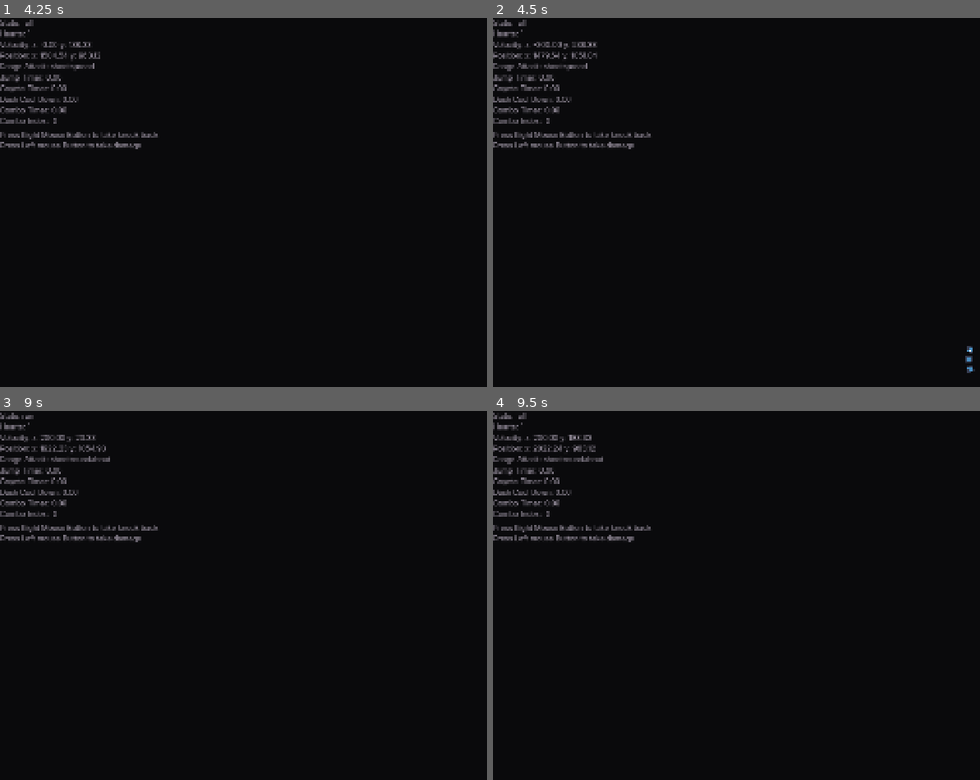
Above: before the commit, frames 1-4 (two rows, left to right).
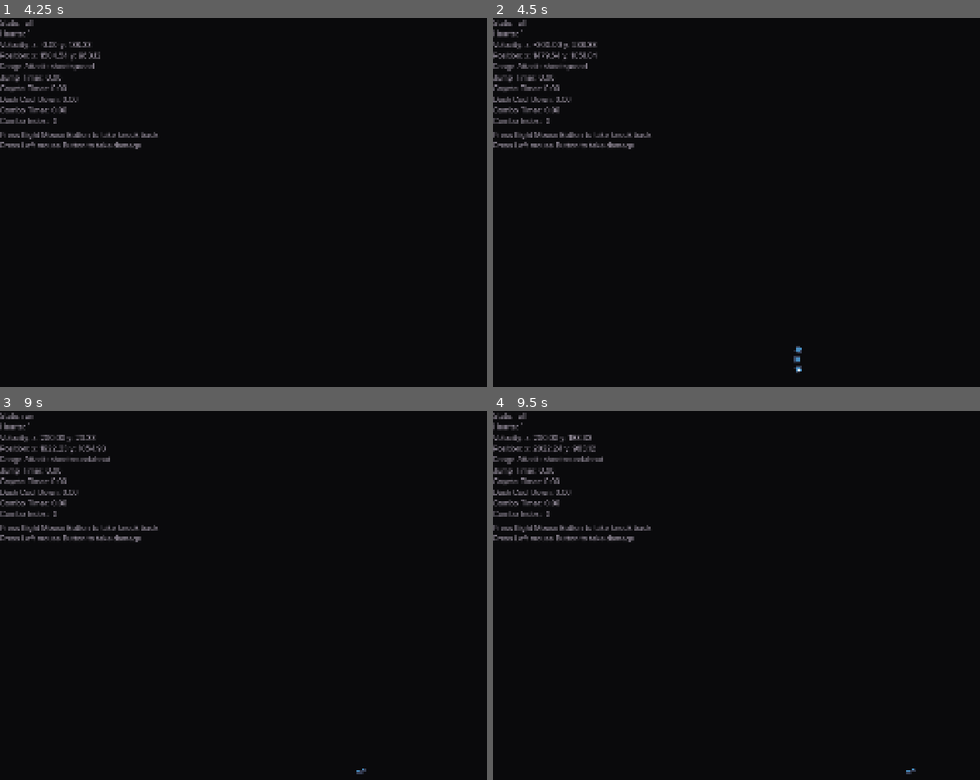
Above: after the commit, the same moments.

Repository: SinaMajdieh/boss-room
Game: Godot game, scene res://scenes/levels/level.tscn
Same seed, same stepped clock (60 frames per second), same inputs: the game is played once before the commit and once after it. The engine's default icon, where the game draws it, is replaced by a stand-in: a white triangle on a blue panel in a dark square.
Inputs (mouse positions are in pixels of both pictures, inside the frame that each line leads up to):
- Up to frame 1 (4.25 s): move the mouse to (472, 184) at 0.52 s; hold D (move_right) 0.53-2.03 s; right-click (472, 184) at 0.6 s; tap Space (jump) at 0.77, 1.52, 3.02, 3.77 s; move the mouse to (194, 220) at 1.27 s; click (194, 220) at 1.35 s; move the mouse to (394, 121) at 2.02 s; hold A (move_left) 2.03-2.78 s; hold Tab (cycle_attack) 2.03-2.78 s; tap Enter at 2.75 s; move the mouse to (297, 276) at 2.77 s; hold D (move_right) from 2.78 s (still down); tap Shift (dash) at 2.85 s; move the mouse to (outside the picture) at 3.52 s; hold Ctrl (lock) from 3.53 s (still down)
- Up to frame 2 (4.5 s): move the mouse to (624, 147) at 4.27 s; release D (move_right) at 4.28 s; release Ctrl (lock) at 4.28 s; hold A (move_left) from 4.28 s (still down); tap Right (shoot) at 4.35 s
- Up to frame 3 (9 s): tap Space (jump) at 4.52, 5.75, 6.02, 6.77, 7.52 s; move the mouse to (360, 595) at 5.02 s; release A (move_left) at 5.03 s; hold D (move_right) 5.03-5.78 s; right-click (360, 595) at 5.1 s; move the mouse to (228, 503) at 5.77 s; hold A (move_left) 5.78-7.28 s; click (228, 503) at 5.85 s; move the mouse to (472, 577) at 6.52 s; hold Tab (cycle_attack) 6.53-7.28 s; move the mouse to (194, 613) at 7.27 s; hold D (move_right) from 7.28 s (still down); tap Shift (dash) at 7.35 s; move the mouse to (394, 514) at 8.02 s; hold Ctrl (lock) 8.03-8.78 s; tap Enter at 8.75 s; move the mouse to (297, 669) at 8.77 s; tap Right (shoot) at 8.85 s
- Up to frame 4 (9.5 s): keep holding D (move_right); tap Space (jump) at 9.02 s

Frame 1 is identical in both runs. In frame 2, 0.2% of the frame differs, in the area x 61-99%, y 88-97%; in frame 3, less than 0.1%; in frame 4, less than 0.1%.

Commit message:
added custom player camera with smoothing and look ahead debug screen moved to a canvas layer

Diff:
--- a/scenes/levels/level.tscn
+++ b/scenes/levels/level.tscn
@@ -3,6 +3,7 @@
 [ext_resource type="PackedScene" uid="uid://e5nefeqvv66d" path="res://scenes/player.tscn" id="1_u52ul"]
 [ext_resource type="PackedScene" uid="uid://e0yemhp07eov" path="res://scenes/ui/player_debug_menu.tscn" id="2_k5f4k"]
 [ext_resource type="PackedScene" uid="uid://kybtfskr8btj" path="res://scenes/Boss.tscn" id="3_w8frs"]
+[ext_resource type="Script" uid="uid://dgisv6munbcap" path="res://scripts/camera.gd" id="4_xb4v1"]
 
 [sub_resource type="WorldBoundaryShape2D" id="WorldBoundaryShape2D_vonw3"]
 
@@ -22,8 +23,6 @@
 [node name="CollisionShape2D" type="CollisionShape2D" parent="Floor" unique_id=697939201]
 position = Vector2(1, 0)
 shape = SubResource("WorldBoundaryShape2D_vonw3")
-
-[node name="PlayerDebugMenu" parent="." unique_id=1072898247 instance=ExtResource("2_k5f4k")]
 
 [node name="Platforms" type="Node2D" parent="." unique_id=1496771707]
 position = Vector2(0, 900)
@@ -80,3 +79,16 @@
 
 [node name="Boss" parent="." unique_id=188225108 instance=ExtResource("3_w8frs")]
 position = Vector2(1312, 642)
+
+[node name="PlayerCamera" type="Camera2D" parent="." unique_id=397250722]
+position = Vector2(1094, 907)
+limit_top = 0
+limit_bottom = 1080
+script = ExtResource("4_xb4v1")
+smoothing_distance = 25
+look_ahead_distance = 96.0
+metadata/_custom_type_script = "uid://dgisv6munbcap"
+
+[node name="DebugScreen" type="CanvasLayer" parent="." unique_id=1543888468]
+
+[node name="PlayerDebugMenu" parent="DebugScreen" unique_id=1072898247 instance=ExtResource("2_k5f4k")]
--- /dev/null
+++ b/scripts/camera.gd
@@ -0,0 +1,57 @@
+extends Camera2D
+class_name PlayerCamera
+
+const MIN_SMOOTHING_DISTANCE: int = 1
+const MAX_SMOOTHING_DISTANCE: int = 100
+const SMOOTHING_SCALE: int = 1000
+
+@export_category("Follow PLayer")
+@export var player: Player
+
+@export_category("Camera Smoothing")
+@export var smoothing_enabled: bool = true
+@export_range(MIN_SMOOTHING_DISTANCE, MAX_SMOOTHING_DISTANCE)
+var smoothing_distance: int = 3
+
+@export_category("Look Ahead")
+@export var look_ahead_enabled: bool = true
+@export var look_ahead_distance: float = 50.0
+
+var smoothing_weight: float
+var target_position: Vector2
+
+
+func _ready() -> void:
+    _update_smoothing_weight()
+    if not player:
+        player = get_tree().get_first_node_in_group("player")
+
+
+func _process(_delta: float) -> void:
+    update_position()
+
+
+func update_position() -> void:
+    if not player:
+        push_warning("%s: no player to follow" % name)
+        return
+
+    target_position = apply_look_ahead_if_enabled(player.global_position)
+    target_position = apply_smoothing_if_enabled(target_position)
+
+    global_position = target_position.floor()
+
+
+func apply_look_ahead_if_enabled(target: Vector2) -> Vector2:
+    if not look_ahead_enabled:
+        return target
+    return target + player.movement.get_facing_direction() * look_ahead_distance
+
+
+func apply_smoothing_if_enabled(target: Vector2) -> Vector2:
+    if not smoothing_enabled:
+        return target
+    return lerp(global_position, target, smoothing_weight)
+
+func _update_smoothing_weight() -> void:
+    smoothing_weight = float(smoothing_distance) / SMOOTHING_SCALE
--- a/scripts/ui/player_debug_menu/health.gd
+++ b/scripts/ui/player_debug_menu/health.gd
@@ -1,13 +1,13 @@
 extends Label
 
 func _ready() -> void:
-    var player: Player = get_tree().get_nodes_in_group("player")[0]
-    if not player:
-        push_warning("[]Player Debug Menu: Player Health]: No player was found")
-        return
-    player.health.health_changed.connect(health_changed)
-    health_changed(player.health.get_health())
+	var player: Player = get_tree().get_nodes_in_group("player")[0]
+	if not player:
+		push_warning("[]Player Debug Menu: Player Health]: No player was found")
+		return
+	player.health.health_changed.connect(health_changed)
+	health_changed(player.health.get_health())
 
 # Called every frame. 'delta' is the elapsed time since the previous frame.
 func health_changed(new_health: int) -> void:
-    text = "Hearts: %s" % new_health
+	text = "Hearts: %s" % new_health
Not shown, added: scripts/camera.gd.uid
